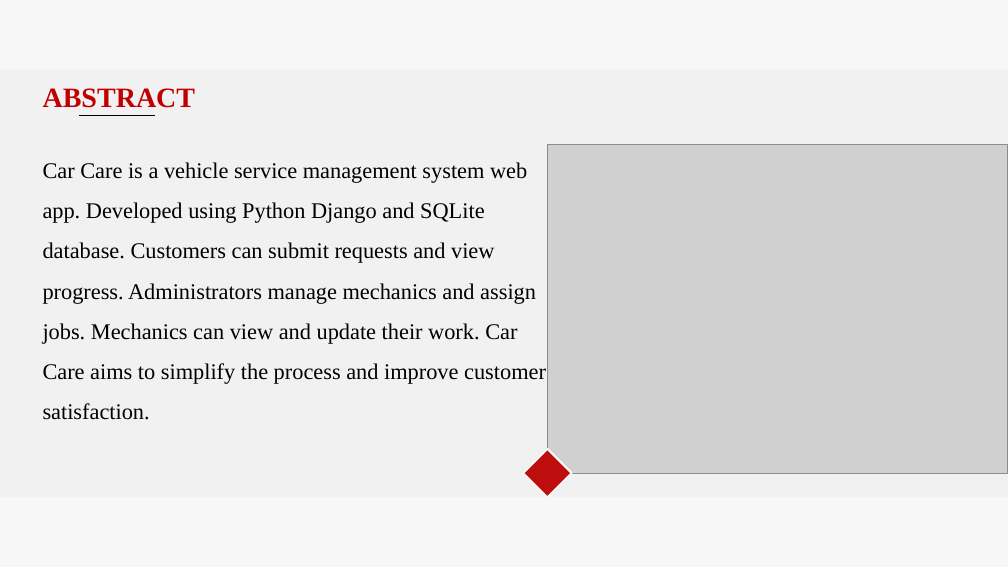
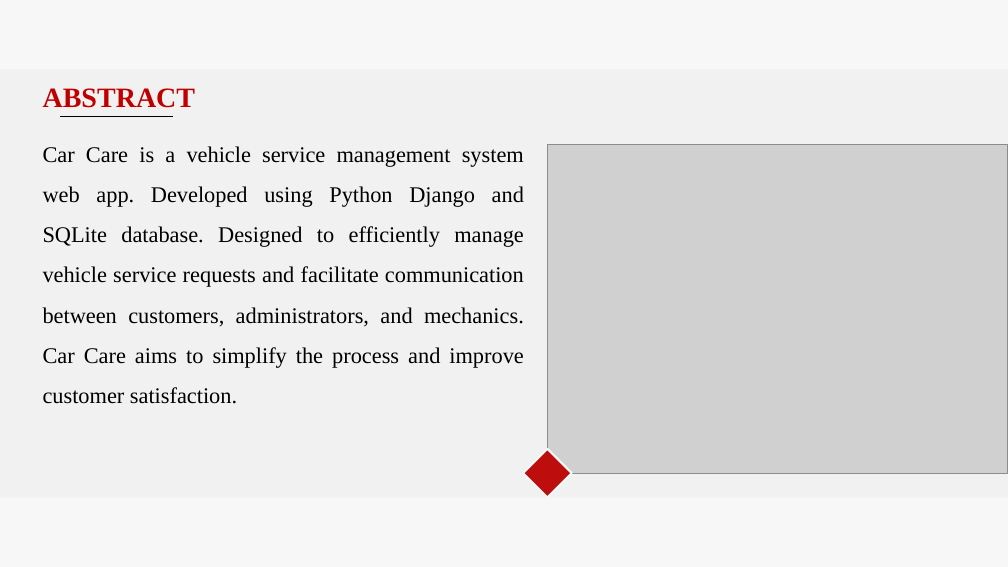
Before and after one commit to akshayanish2610/MINI-PROJECT, a slide deck: slide 2 of Presentation/car care.pptx. Drawn at 1008x567 pixels with LibreOffice and Linux fonts; fonts in the diff are those of the drawing; grey boxes stand for pictures. Boxes give left, top, right and bottom in pixels: in the first picture for what was removed or moved away, otherwise in the second. Text is boxed around its words. In the diff, an @@ line names an element or a change of style, - is before the commit and + after.

```diff
--- a/Presentation/car care.pptx
+++ b/Presentation/car care.pptx
@@ line moved from (80, 115) - (155, 115) to (59, 116) - (173, 116) @@
@@ subtitle at <box>43,146,524,404</box>: text changed @@
-Car Care is a vehicle service management system web app. Developed using Python Django and SQLite database. Customers can submit requests and view progress. Administrators manage mechanics and assign jobs. Mechanics can view and update their work. Car Care aims to simplify the process and improve customer satisfaction.
+Car Care is a vehicle service management system web app. Developed using Python Django and SQLite database. Designed to efficiently manage vehicle service requests and facilitate communication between customers, administrators, and mechanics. Car Care aims to simplify the process and improve customer satisfaction.
```
Also in this commit, not shown: 10 other slides changed, 5 slides added, 4 slides removed.
